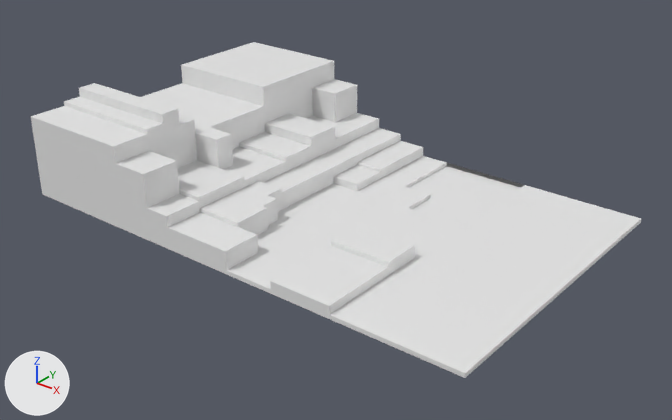
What one commit did to the Blender file Assets/Models/Locations/city_center.blend.
Camera for both pictures: a 50 mm camera at (90.1, -111.3, 68.4) aimed at (1.9, -1.1, 0.0). Lighting does not change. The marker at lower left points along +X, +Y and +Z.

Script lines for the objects in view, before the commit:
```python
me_cube_001 = bpy.data.meshes.new('Cube.001')
me_cube_001.from_pydata(...)  # 434 vertices, 430 faces; spans x -43.3..43.3, y -27.6..27.6, z -5.8..16.5
ob_cube = bpy.data.objects.new('Cube', me_cube_001)
ob_cube.location = (-0.1, 0.4, -0.4)
```
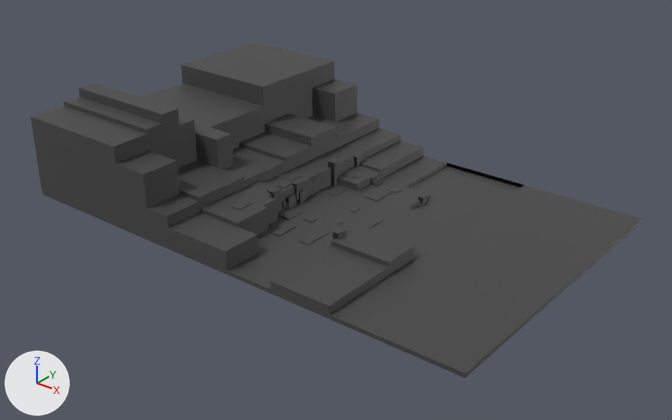
Boxes (x1, y1, x2, y2) around the edits, measured in the pictures (672 x 420 px):
'FlatRocks', added: after (231, 173, 402, 245)
'TopRocks', added (black): after (267, 153, 427, 239)
    faces in mat_side (black #272727): (267, 154, 427, 239)
    faces in mat_top (black #444444): (267, 153, 426, 234)
'Stairs', added: after (370, 174, 385, 187)
part 1 of me_cube_001, built on: before (253, 164, 334, 208); after (254, 164, 331, 208)
part 2 of me_cube_001, recoloured (white to grey): (31, 42, 641, 378) in both
part 3 of me_cube_001, recoloured (grey to black): (114, 61, 641, 378) in both

What changed in the scene script:
```text
Add mat_top:
    mat_top = principled_material('Top')
    mat_top.base_color = (0.0578, 0.0578, 0.0578)  # black #444444
Add mat_side:
    mat_side = principled_material('Side')
    mat_side.base_color = (0.0199, 0.0199, 0.0199)  # black #272727
Change me_cube_001:
    used by ob_cube; location = (-0.1, 0.4, -0.4)
    remove me_cube_001.from_pydata(...)  # 434 vertices, 430 faces; spans x -43.3..43.3, y -27.6..27.6, z -5.8..16.5
    add me_cube_001.from_pydata(...)  # 450 vertices, 440 faces; spans x -43.3..43.3, y -27.6..27.6, z -5.8..16.5
    me_cube_001 part 1
    1 vertex is removed from x -3.1, y -10.4, z 4.2
    6 faces are deleted
    17 vertices are added at x -5.7..-3.1, y -10.7..4.5, z 2.5..4.2
    8 new faces join them, mat_side (black #272727)
    8 new faces join them, mat_top (black #444444)
    me_cube_001 part 2: 326 faces spanning x -43.3..43.3, y -27.6..27.6, z -5.8..16.5 switch from no material to mat_top (black #444444)
    me_cube_001 part 3: 98 faces spanning x -43.3..43.3, y -27.6..27.6, z -5.8..16.5 switch from no material to mat_side (black #272727)
Add me_cube:
    me_cube.from_pydata(...)  # 120 vertices, 90 faces; spans x -6.3..23.2, y -1.3..6.5, z -17.1..0.9
    # faces by material slot: [14, 76]
    me_cube.materials.append(mat_top)  # black #444444
    me_cube.materials.append(mat_side)  # black #272727
Add me_cube_003:
    me_cube_003.from_pydata(...)  # 136 vertices, 102 faces; spans x -13.7..6.6, y -25.0..4.5, z -0.1..3.9
    me_cube_003.materials.append(mat_top)  # black #444444
Add me_cube_002:
    me_cube_002.from_pydata(...)  # 61 vertices, 35 faces; spans x -0.74..1.11, y -1.0..1.0, z -1.02..0.65
    me_cube_002.polygons.foreach_set('use_smooth', [True] * 35)
    # faces by material slot: [25, 10]
    me_cube_002.materials.append(mat_top)  # black #444444
    me_cube_002.materials.append(mat_side)  # black #272727
Add ob_toprocks:
    ob_toprocks = bpy.data.objects.new('TopRocks', me_cube)
    ob_toprocks.location = (-5.5, -8.2, 3.1)
    ob_toprocks.rotation_euler = (-1.571, 0.0, 1.571)  # degrees (-90, 0, 90)
Add ob_flatrocks:
    ob_flatrocks = bpy.data.objects.new('FlatRocks', me_cube_003)
    ob_flatrocks.location = (3.9, 8.1, 0.1)
    _m = ob_flatrocks.modifiers.new('Bevel', 'BEVEL')
    _m.width = 0.03
    _m.width_pct = 0.03
Add ob_stairs:
    ob_stairs = bpy.data.objects.new('Stairs', me_cube_002)
    ob_stairs.location = (0.7, 12.0, 0.7)
```
